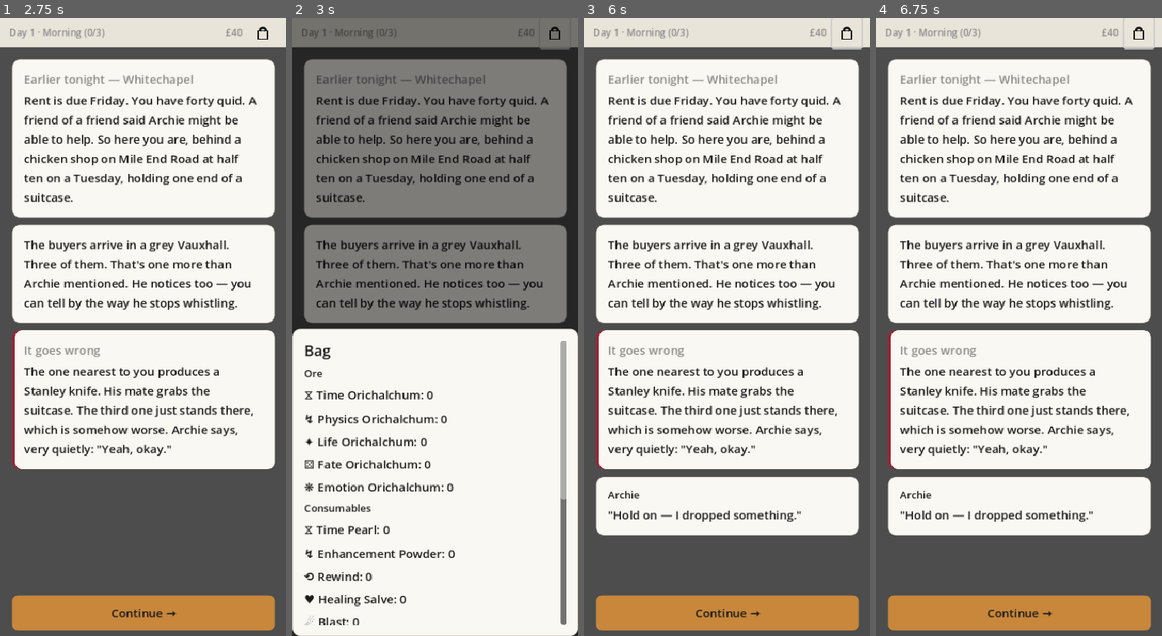
Above: before the commit, frames 1-4 (left to right).
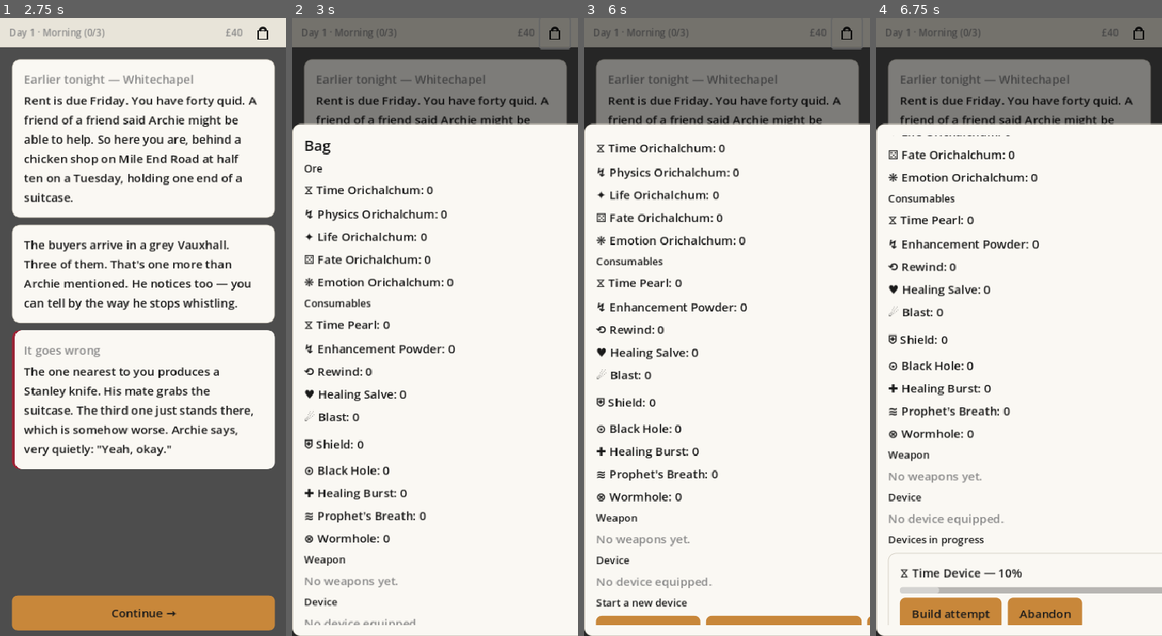
Above: after the commit, the same moments.

Repository: rdefm/veins-of-london
Game: Godot game, scene res://scenes/Main.tscn
The game is run twice, just before and just after one commit, with the same random seed, the same clock (stepped at 60 frames per second) and the same inputs.
Inputs (mouse positions are in pixels of both pictures, inside the frame that each line leads up to):
- Up to frame 1 (2.75 s): click "New Game" at 0.5 s; click "Continue →" at 1.25 s; click "Continue →" at 2 s
- Up to frame 2 (3 s): click (555, 30) at 2.77 s
- Up to frame 3 (6 s): click (847, 30) at 3.52 s; click "Continue →" at 4.25 s; click (847, 30) at 5.02 s; tap Enter at 5.75 s; drag from (727, 320) to (755, 191) at 5.77 s
- Up to frame 4 (6.75 s): click (938, 568) at 6.5 s, where only the run after the commit has a clickable "⧖ Time Device"

Frame 1 is identical in both runs. In frame 2, 40% of the frame differs, in the area x 0-100%, y 17-100%; in frame 3, 52%, in the area x 0-100%, y 0-100%; in frame 4, 50%.

Commit message:
11-phone-os-shell-05: bag drawer promotion
BagDrawer absorbs inventory.gd's equipment tab (equip/unequip weapon and
device, device start/build-attempt/abandon), gated behind a new
_is_management_mode() check that falls back to today's read-only-plus-Use
behavior during combat and during an event card carrying itemHooks. Drawer
grows from 420px to 700px in management mode. Fixes a latent crash
(def["symbol"] on items.json, which has no such field per REFERENCE.md
§1.5) hit by the new weapon-card test, ported to both bag_drawer.gd and
inventory.gd.

Co-Authored-By: Claude Sonnet 5 <noreply@anthropic.com>
Claude-Session: https://claude.ai/code/session_013vuV5vQRCVTyEXRfwLfE9o

Diff:
--- a/scenes/components/bag_drawer.gd
+++ b/scenes/components/bag_drawer.gd
@@ -7,15 +7,19 @@
 # ModalLayer, just anchored to the bottom and keyed off a different state
 # field so it can be open independently of state.modal.
 #
-# Read-only everywhere except combat, where it shows the legal Use buttons
-# and replaces the old "combat_items" modal (ported from modal_layer.gd's
-# former _build_combat_items). itemHooks (event cards with legal item uses)
-# don't exist yet in the event framework (M1-LONDON.md D5/ticket 08) — no
-# event has one to test against — so that half of D4.4 is deferred until
-# events actually carry hooks; combat is the only non-read-only context for
-# now.
+# 05-bag-drawer-promotion: full management (equip/unequip weapon+device,
+# device start/build-attempt/abandon — ported straight from inventory.gd's
+# equipment tab) outside combat/item-hook events. Inside them it falls back
+# to read-only contents plus the legal Use buttons — combat's version
+# replaces the old "combat_items" modal (ported from modal_layer.gd's former
+# _build_combat_items). itemHooks (event cards with legal item uses) don't
+# exist yet in the event framework (M1-LONDON.md D5/ticket 08) — no event
+# has one, or a Use-button system to go with it — so the itemHooks half of
+# the gate only ever hides management controls for now; it never has
+# anything to show in their place.
 
 const DRAWER_HEIGHT := 420.0
+const MANAGEMENT_DRAWER_HEIGHT := 700.0
 
 # calc-effect-wiring-02/03: extended with the newly-wired effects. Still a
 # curated list, not every GameData.RECIPES key (unlike inventory.gd's tab,
@@ -28,6 +32,7 @@
 const CONSUMABLE_KEYS := ["timePearl", "enhancementPowder", "rewind", "healingSalve", "blast", "shield", "blackHole", "healingBurst", "prophetsBreath", "wormhole"]
 
 var _dim: ColorRect
+var _card: PanelContainer
 var _content: VBoxContainer
 
 
@@ -45,14 +50,14 @@
 	_dim.gui_input.connect(_on_dim_gui_input)
 	add_child(_dim)
 
-	var card := PanelContainer.new()
-	UI.anchor_bottom_wide(card)
-	card.offset_top = -DRAWER_HEIGHT
-	card.offset_bottom = 0
-	add_child(card)
+	_card = PanelContainer.new()
+	UI.anchor_bottom_wide(_card)
+	_card.offset_top = -DRAWER_HEIGHT
+	_card.offset_bottom = 0
+	add_child(_card)
 
 	var scroll := UI.scroll_container()
-	card.add_child(scroll)
+	_card.add_child(scroll)
 
 	# Anchors are ignored for a ScrollContainer's child, and without
 	# SIZE_EXPAND_FILL it shrinks to its content's minimum width instead of
@@ -84,6 +89,9 @@
 
 	var player: Dictionary = GameState.state["player"]
 	var combat: Dictionary = GameState.state["combat"]
+	var management: bool = _is_management_mode()
+
+	_card.offset_top = -(MANAGEMENT_DRAWER_HEIGHT if management else DRAWER_HEIGHT)
 
 	_content.add_child(UI.heading("Bag"))
 
@@ -99,15 +107,121 @@
 		var qty: int = player["inventory"].get(recipe_key, 0)
 		_content.add_child(UI.label("%s %s: %d" % [recipe["symbol"], recipe["name"], qty]))
 
-	_content.add_child(UI.heading("Equipped", 14))
-	_content.add_child(_build_equipped_weapon_label(player))
-	_content.add_child(_build_equipped_device_label(player))
+	if management:
+		_build_weapon_management(player)
+		_build_device_management(player)
+	else:
+		_content.add_child(UI.heading("Equipped", 14))
+		_content.add_child(_build_equipped_weapon_label(player))
+		_content.add_child(_build_equipped_device_label(player))
 
 	if combat["active"]:
 		_content.add_child(UI.heading("Use an item", 14))
 		_add_combat_use_buttons(player, combat)
 
 	_content.add_child(UI.button("Close", func(): Bag.close()))
+
+
+# Full management (equip/unequip, device lifecycle) is only safe outside
+# combat and outside an event card carrying itemHooks — both are contexts
+# where re-optimizing a loadout for free would be an exploit. itemHooks
+# doesn't exist on any authored card yet (see class comment), so this half
+# of the check is always false today, same as bag_drawer's original D4.4
+# comment already documented — it's here so the gate is correct the moment
+# ticket 08's event content lands, without another edit to this file.
+func _is_management_mode() -> bool:
+	if GameState.state["combat"]["active"]:
+		return false
+	var event_state: Variant = GameState.state.get("event")
+	if event_state != null:
+		var card: Dictionary = Events.current_card()
+		var hooks: Array = card.get("itemHooks", [])
+		if not hooks.is_empty():
+			return false
+	return true
+
+
+# Ported from inventory.gd's _build_equipment_tab weapon half — same
+# equip/unequip logic, Equipment system calls unchanged.
+func _build_weapon_management(player: Dictionary) -> void:
+	_content.add_child(UI.heading("Weapon", 14))
+	if player["items"].is_empty():
+		_content.add_child(UI.muted_label("No weapons yet."))
+		return
+
+	for item in player["items"]:
+		var def: Dictionary = GameData.ITEMS.get(item["type"], {})
+		if def.is_empty():
+			continue
+		var is_equipped: bool = player["equipment"]["weapon"] == item["id"]
+		var item_id: String = item["id"]
+		var c := UI.card()
+		# items.json's schema (REFERENCE.md §1.5: key/name/slot/attackBonus/
+		# description) has no "symbol" field, unlike ore/recipes/devices --
+		# def["name"] alone, matching that canon schema.
+		c["content"].add_child(UI.label("%s%s" % [def["name"], " (equipped)" if is_equipped else ""]))
+		c["content"].add_child(UI.muted_label(def["description"]))
+		c["content"].add_child(UI.muted_label("+%d–%d attack" % [def["attackBonus"]["min"], def["attackBonus"]["max"]]))
+		if is_equipped:
+			c["content"].add_child(UI.button("Unequip", func(): Equipment.unequip_weapon()))
+		else:
+			c["content"].add_child(UI.button("Equip", func(): Equipment.equip_weapon(item_id)))
+		_content.add_child(c["panel"])
+
+
+# Ported from inventory.gd's _build_equipment_tab device half — equipped
+# device summary + unequip, other completed devices' equip buttons,
+# in-progress devices' build-attempt/abandon, and the start-new-device row.
+func _build_device_management(player: Dictionary) -> void:
+	_content.add_child(UI.heading("Device", 14))
+	var equipped_device_id = player["equipment"]["device"]
+	var equipped_device = null
+	for d in player["devicesCompleted"]:
+		if d["id"] == equipped_device_id:
+			equipped_device = d
+			break
+
+	if equipped_device != null:
+		var dt: Dictionary = GameData.DEVICES[equipped_device["type"]]
+		var c := UI.card()
+		c["content"].add_child(UI.label("%s %s (equipped) — Lv%d" % [dt["symbol"], dt["name"], equipped_device["level"]]))
+		c["content"].add_child(UI.muted_label("%d/%d charges today" % [equipped_device["chargesPerDay"] - equipped_device["chargesUsedToday"], equipped_device["chargesPerDay"]]))
+		c["content"].add_child(UI.button("Unequip", func(): Devices.unequip_device()))
+		_content.add_child(c["panel"])
+	else:
+		_content.add_child(UI.muted_label("No device equipped."))
+
+	for d in player["devicesCompleted"]:
+		if d["id"] == equipped_device_id:
+			continue
+		var dt: Dictionary = GameData.DEVICES[d["type"]]
+		var device_id: String = d["id"]
+		var c := UI.card()
+		c["content"].add_child(UI.label("%s %s — Lv%d" % [dt["symbol"], dt["name"], d["level"]]))
+		c["content"].add_child(UI.button("Equip", func(): Devices.equip_device(device_id)))
+		_content.add_child(c["panel"])
+
+	if not player["devicesInProgress"].is_empty():
+		_content.add_child(UI.heading("Devices in progress", 14))
+		for d in player["devicesInProgress"]:
+			var dt: Dictionary = GameData.DEVICES[d["type"]]
+			var device_id: String = d["id"]
+			var c := UI.card()
+			c["content"].add_child(UI.label("%s %s — %d%%" % [dt["symbol"], dt["name"], int(d["progress"])]))
+			c["content"].add_child(UI.bar(d["progress"], 100.0))
+			var actions := UI.hbox()
+			actions.add_child(UI.button("Build attempt", func(): Devices.attempt_device_build(device_id)))
+			actions.add_child(UI.button("Abandon", func(): Devices.abandon_device(device_id)))
+			c["content"].add_child(actions)
+			_content.add_child(c["panel"])
+
+	_content.add_child(UI.heading("Start a new device", 14))
+	var start_row := UI.hbox()
+	for device_key in GameData.DEVICES.keys():
+		var dt: Dictionary = GameData.DEVICES[device_key]
+		var captured_key: String = device_key
+		start_row.add_child(UI.button("%s %s" % [dt["symbol"], dt["name"]], func(): Devices.start_device(captured_key)))
+	_content.add_child(start_row)
 
 
 func _build_equipped_weapon_label(player: Dictionary) -> Control:
--- a/scenes/screens/inventory.gd
+++ b/scenes/screens/inventory.gd
@@ -119,7 +119,9 @@
 			var is_equipped: bool = player["equipment"]["weapon"] == item["id"]
 			var item_id: String = item["id"]
 			var c := UI.card()
-			c["content"].add_child(UI.label("%s %s%s" % [def["symbol"], def["name"], " (equipped)" if is_equipped else ""]))
+			# items.json's schema (REFERENCE.md §1.5) has no "symbol" field,
+			# unlike ore/recipes/devices -- def["name"] alone, matching canon.
+			c["content"].add_child(UI.label("%s%s" % [def["name"], " (equipped)" if is_equipped else ""]))
 			c["content"].add_child(UI.muted_label(def["description"]))
 			c["content"].add_child(UI.muted_label("+%d–%d attack" % [def["attackBonus"]["min"], def["attackBonus"]["max"]]))
 			if is_equipped:
--- a/tests/test_bag_drawer.gd
+++ b/tests/test_bag_drawer.gd
@@ -7,6 +7,41 @@
 # BagDrawer.new() is safe to call _ready() on directly without adding it to
 # a live scene tree, same reasoning tests/test_map_controls.gd already
 # relies on for MapControls.
+#
+# 05-bag-drawer-promotion: management-mode gating and the ported
+# equip/unequip/device-lifecycle actions. Helpers below mirror
+# tests/test_inventory.gd's _label_texts/_find_button_in_card, since this
+# drawer now renders the same equip/device cards that screen does.
+
+
+static func _label_texts(root: Node) -> Array[String]:
+	var texts: Array[String] = []
+	for l in root.find_children("", "Label", true, false):
+		texts.append((l as Label).text)
+	return texts
+
+
+static func _find_button(root: Node, button_text: String) -> Button:
+	for b in root.find_children("", "Button", true, false):
+		if (b as Button).text == button_text:
+			return b
+	return null
+
+
+# Mirrors tests/test_events.gd's _install_choice_event: installs a synthetic
+# event whose current card carries itemHooks, on a duplicated GameData.EVENTS
+# so the real roster is untouched. Caller restores with the returned dict.
+func _install_item_hook_event() -> Dictionary:
+	var original_events: Dictionary = GameData.EVENTS
+	GameData.EVENTS = GameData.EVENTS.duplicate()
+	GameData.EVENTS["test_item_hook_event"] = {
+		"id": "test_item_hook_event",
+		"cards": [
+			{ "type": "narration", "label": null, "speaker": null, "text": "Setup", "itemHooks": ["blast"] },
+		],
+	}
+	GameState.state["event"] = { "eventId": "test_item_hook_event", "cardIndex": 0, "snapshots": [], "choiceResults": {}, "context": {} }
+	return original_events
 
 
 func run() -> void:
@@ -41,3 +76,149 @@
 
 		drawer.free()
 	)
+
+	run_case("management_controls_present_and_drawer_taller_outside_combat_and_events", func():
+		GameState.reset()
+		Bag.open()
+		GameState.state["player"]["items"] = [{ "id": "item1", "type": "crowbar" }]
+
+		var drawer := BagDrawer.new()
+		drawer._ready()
+
+		assert_true(_find_button(drawer, "Equip") != null, "an unequipped weapon should get an Equip button")
+		assert_true(_find_button(drawer, "⧖ Time Device") != null, "the start-a-new-device row should be present")
+		assert_eq(drawer._card.offset_top, -BagDrawer.MANAGEMENT_DRAWER_HEIGHT, "drawer grows to the management height")
+
+		drawer.free()
+	)
+
+	run_case("management_controls_hidden_and_drawer_shorter_during_combat", func():
+		GameState.reset()
+		Bag.open()
+		GameState.state["combat"]["active"] = true
+		GameState.state["player"]["items"] = [{ "id": "item1", "type": "crowbar" }]
+
+		var drawer := BagDrawer.new()
+		drawer._ready()
+
+		assert_true(_find_button(drawer, "Equip") == null, "no Equip button during combat")
+		assert_true(_find_button(drawer, "⧖ Time Device") == null, "no start-a-new-device row during combat")
+		assert_true(_label_texts(drawer).has("Weapon: none equipped"), "falls back to the read-only equipped summary")
+		assert_eq(drawer._card.offset_top, -BagDrawer.DRAWER_HEIGHT, "drawer stays the short read-only height")
+
+		drawer.free()
+	)
+
+	run_case("management_controls_hidden_during_an_item_hook_event_card", func():
+		GameState.reset()
+		Bag.open()
+		GameState.state["player"]["items"] = [{ "id": "item1", "type": "crowbar" }]
+		var original_events := _install_item_hook_event()
+
+		var drawer := BagDrawer.new()
+		drawer._ready()
+
+		assert_true(_find_button(drawer, "Equip") == null, "no Equip button while the current event card carries itemHooks")
+		assert_true(_find_button(drawer, "⧖ Time Device") == null, "no start-a-new-device row while the current event card carries itemHooks")
+		assert_eq(drawer._card.offset_top, -BagDrawer.DRAWER_HEIGHT, "drawer stays the short read-only height")
+
+		drawer.free()
+		GameData.EVENTS = original_events
+		GameState.state["event"] = null
+	)
+
+	run_case("equip_and_unequip_weapon_from_the_drawer_matches_equipment_system", func():
+		GameState.reset()
+		Bag.open()
+		GameState.state["player"]["items"] = [{ "id": "item1", "type": "crowbar" }]
+
+		var drawer := BagDrawer.new()
+		drawer._ready()
+
+		_find_button(drawer, "Equip").pressed.emit()
+		assert_eq(GameState.state["player"]["equipment"]["weapon"], "item1", "drawer's Equip button should equip via Equipment.equip_weapon")
+
+		_find_button(drawer, "Unequip").pressed.emit()
+		assert_eq(GameState.state["player"]["equipment"]["weapon"], null, "drawer's Unequip button should unequip via Equipment.unequip_weapon")
+
+		drawer.free()
+	)
+
+	run_case("equip_and_unequip_device_from_the_drawer_matches_devices_system", func():
+		GameState.reset()
+		Bag.open()
+		GameState.state["player"]["devicesCompleted"] = [{
+			"id": "dev1", "type": "timeDevice", "level": 1, "xp": 0,
+			"chargesPerDay": 1, "chargesUsedToday": 0, "lastResetDay": 0,
+		}]
+
+		var drawer := BagDrawer.new()
+		drawer._ready()
+
+		_find_button(drawer, "Equip").pressed.emit()
+		assert_eq(GameState.state["player"]["equipment"]["device"], "dev1", "drawer's Equip button should equip via Devices.equip_device")
+
+		_find_button(drawer, "Unequip").pressed.emit()
+		assert_eq(GameState.state["player"]["equipment"]["device"], null, "drawer's Unequip button should unequip via Devices.unequip_device")
+
+		drawer.free()
+	)
+
+	run_case("start_and_abandon_device_from_the_drawer_matches_devices_system", func():
+		GameState.reset()
+		Bag.open()
+
+		var drawer := BagDrawer.new()
+		drawer._ready()
+
+		_find_button(drawer, "⧖ Time Device").pressed.emit()
+		var in_progress: Array = GameState.state["player"]["devicesInProgress"]
+		assert_eq(in_progress.size(), 1, "drawer's start button should create an in-progress device via Devices.start_device")
+
+		_find_button(drawer, "Abandon").pressed.emit()
+		assert_eq(GameState.state["player"]["devicesInProgress"], [], "drawer's Abandon button should remove it via Devices.abandon_device")
+
+		drawer.free()
+	)
+
+	run_case("build_attempt_from_the_drawer_matches_devices_system_directly", func():
+		GameState.reset()
+		Bag.open()
+		GameState.state["player"]["craftingSkill"] = 5
+		GameState.state["player"]["orichalchum"]["time"] = 100000
+
+		var drawer := BagDrawer.new()
+		drawer._ready()
+
+		_find_button(drawer, "⧖ Time Device").pressed.emit()
+		var device_id: String = GameState.state["player"]["devicesInProgress"][0]["id"]
+		var snapshot: Dictionary = GameState.deep_copy(GameState.state)
+
+		Rng.set_seed(42)
+		_find_button(drawer, "Build attempt").pressed.emit()
+		var progress_via_button: float = GameState.state["player"]["devicesInProgress"][0]["progress"]
+
+		GameState.state = snapshot
+		Rng.set_seed(42)
+		Devices.attempt_device_build(device_id)
+		var progress_via_system: float = GameState.state["player"]["devicesInProgress"][0]["progress"]
+
+		assert_almost_eq(progress_via_button, progress_via_system, 0.001, "drawer's Build attempt button should produce the same progress change as calling Devices.attempt_device_build directly")
+
+		drawer.free()
+	)
+
+	run_case("weapon_and_device_cards_stay_drag_to_scroll_safe", func():
+		GameState.reset()
+		Bag.open()
+		GameState.state["player"]["items"] = [{ "id": "item1", "type": "crowbar" }]
+		GameState.state["player"]["devicesInProgress"] = [{ "id": "dev1", "type": "timeDevice", "progress": 10.0 }]
+
+		var drawer := BagDrawer.new()
+		drawer._ready()
+
+		for panel in drawer._content.find_children("", "PanelContainer", true, false):
+			assert_eq((panel as PanelContainer).mouse_filter, Control.MOUSE_FILTER_PASS, "a management card must not swallow a drag that starts on top of it")
+
+		drawer.free()
+	)
